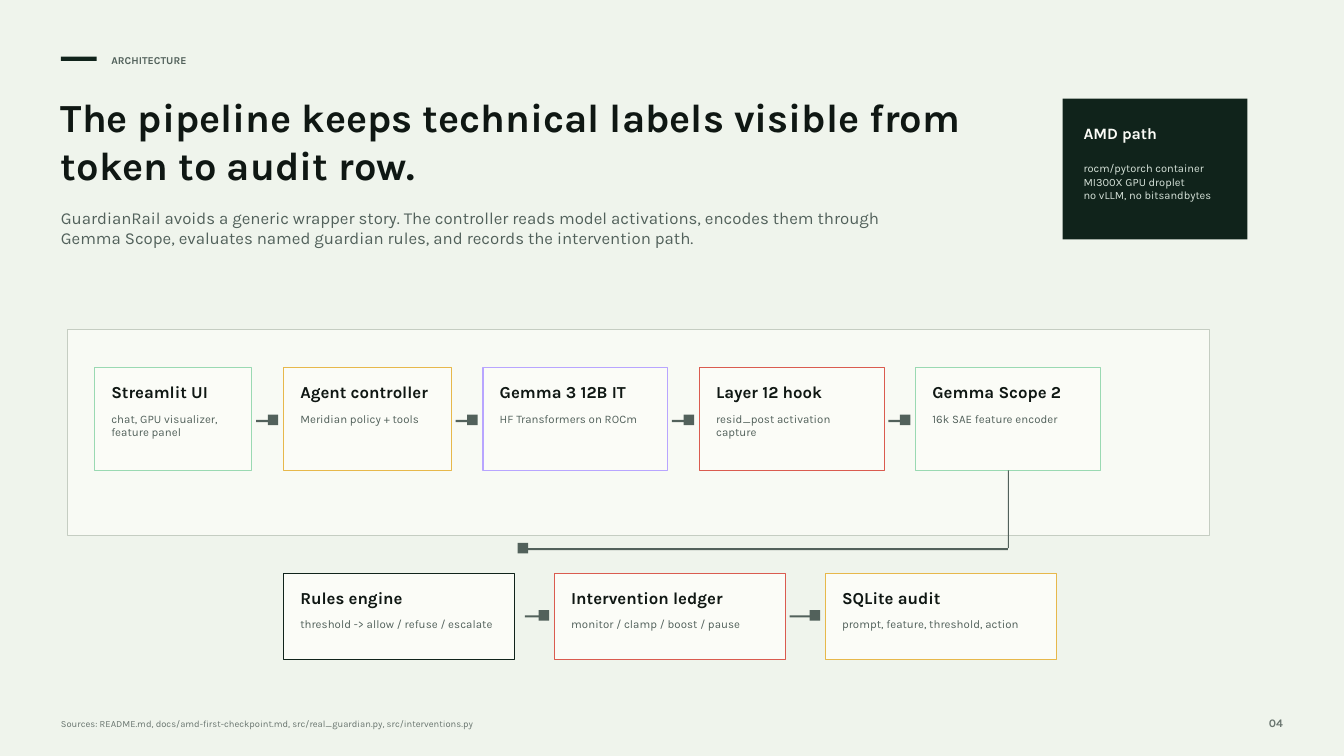
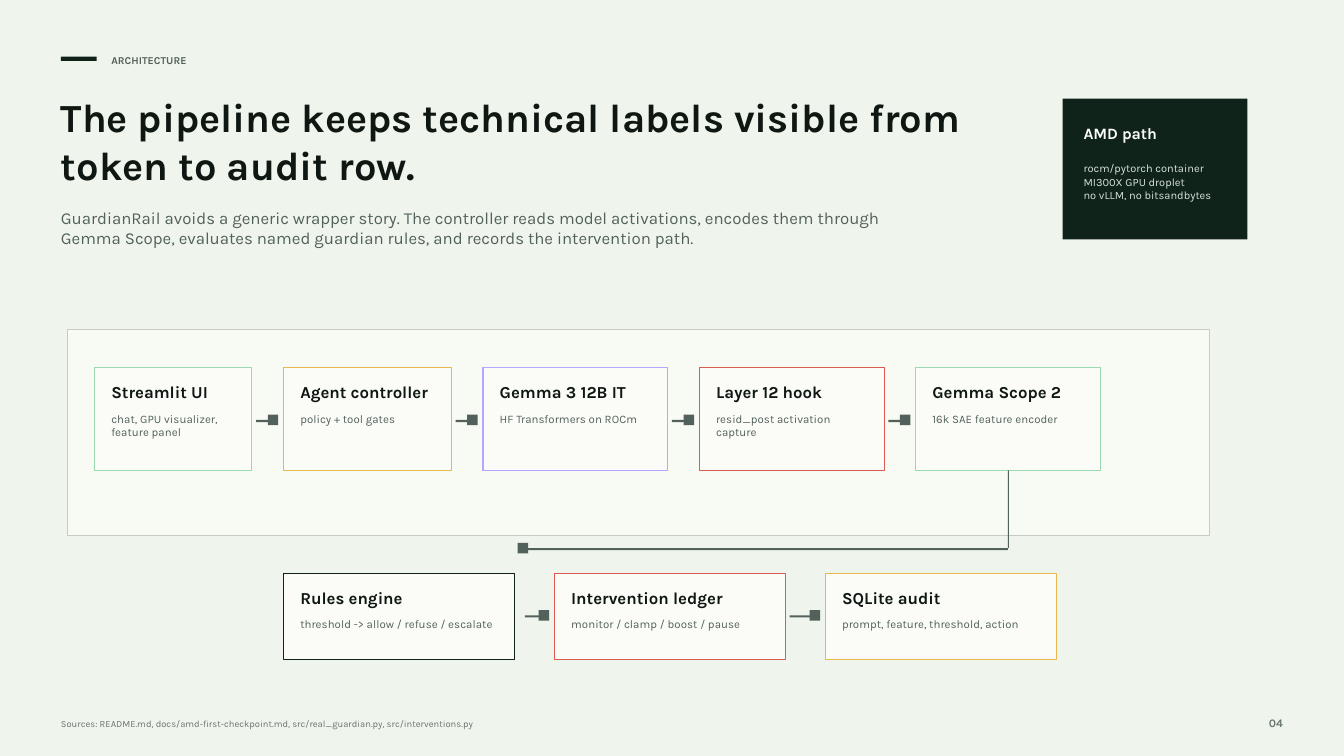
Before and after one commit to kvn8888/guardianrail, a slide deck: slide 4 of docs/guardianrail-pitch-deck.pptx. Drawn at 1344x756 pixels with LibreOffice and Linux fonts; fonts in the diff are those of the drawing. Boxes give left, top, right and bottom in pixels: in the first picture for what was removed or moved away, otherwise in the second. Text is boxed around its words. In the diff, an @@ line names an element or a change of style, - is before the commit and + after.

```diff
--- a/docs/guardianrail-pitch-deck.pptx
+++ b/docs/guardianrail-pitch-deck.pptx
@@ text at <box>300,415,395,426</box>: text changed @@
-Meridian policy + tools
+policy + tool gates
```
Also in this commit, not shown: 4 other slides changed, 17 other files.
